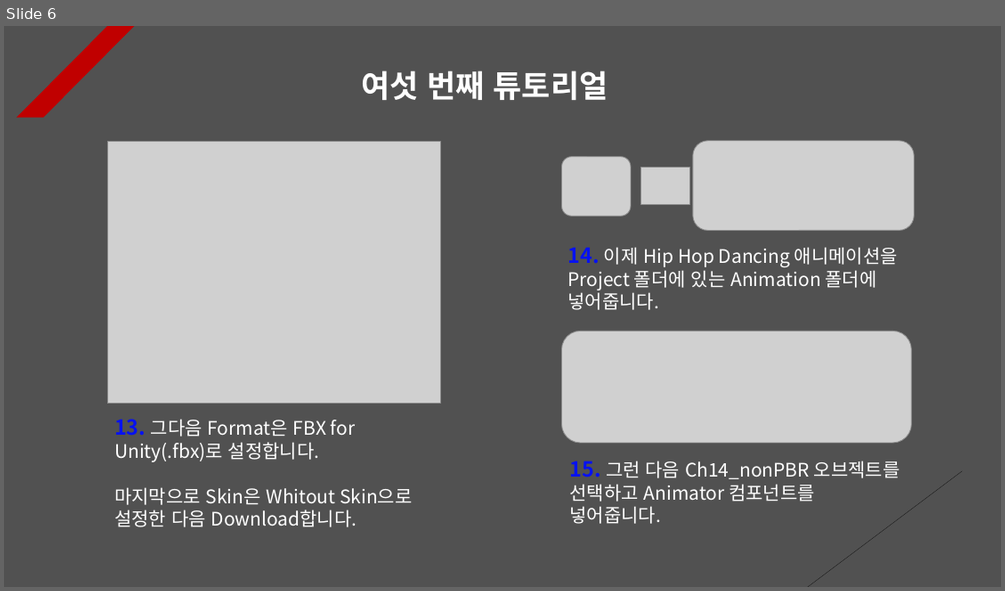
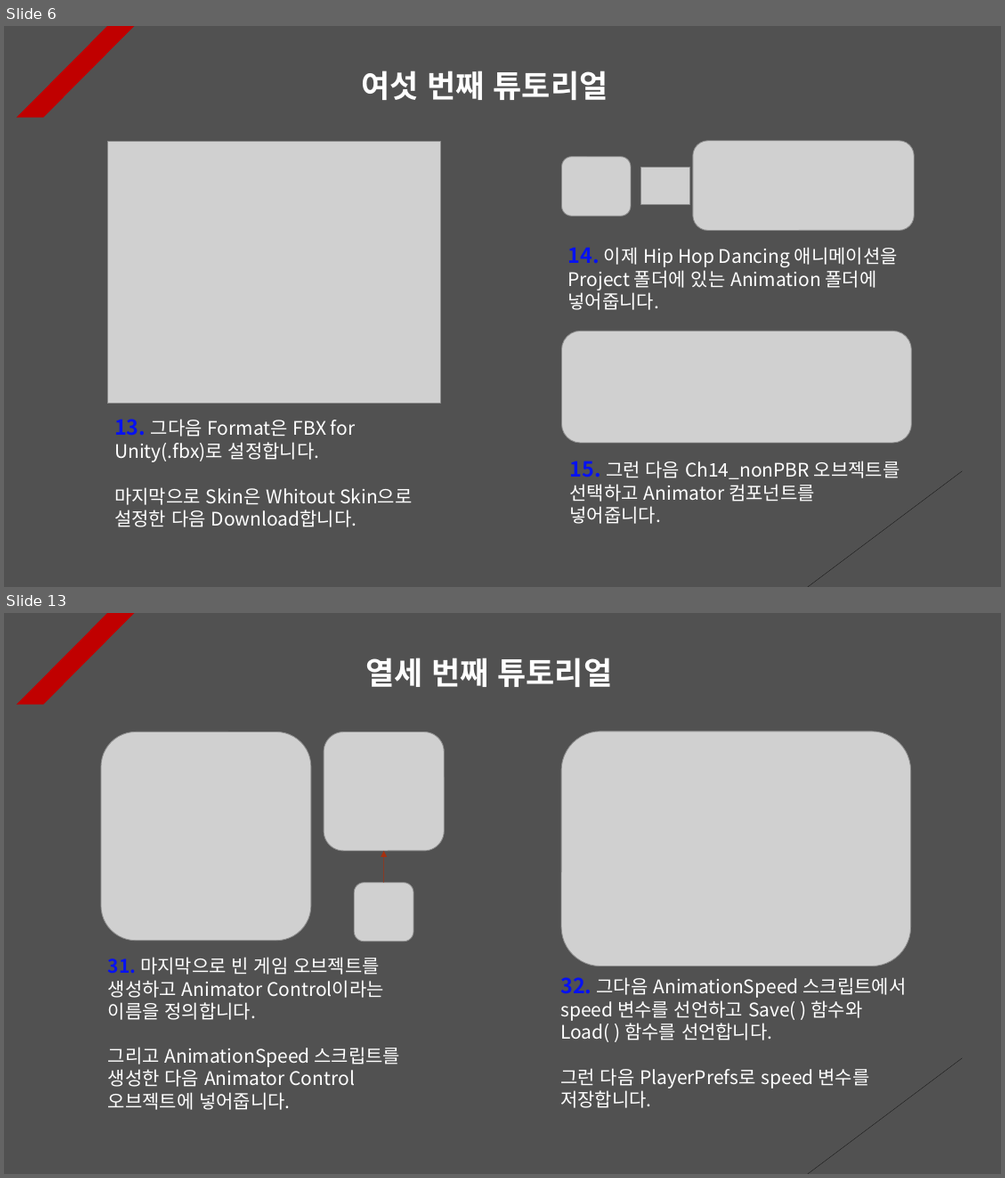
Before and after one commit to Unity2033/3D-UnityEngine, a slide deck: Assets/Class/Animation Retargeting/PPT Data/Animation Retargeting Example.pptx. Shown one above the other, each under a label of ours: slide 6 before the commit, slides 6 and 13 after it; the slides between them are not shown. The pictures are 1005x591 and 1005x1178 pixels, drawn with LibreOffice and Linux fonts; fonts in the diff are those of the drawing; grey boxes stand for pictures. Boxes give left, top, right and bottom in pixels: in the first picture for what was removed or moved away, otherwise in the second. Text is boxed around its words. In the diff, an @@ line names an element or a change of style, - is before the commit and + after.

```diff
--- a/Assets/Class/Animation Retargeting/PPT Data/Animation Retargeting Example.pptx
+++ b/Assets/Class/Animation Retargeting/PPT Data/Animation Retargeting Example.pptx
@@ slide 13 added at bbox=[4, 613, 1001, 1174], background #515151; not listed: 2 template elements that a slide beside it also shows @@
@@ text added at bbox=[365, 657, 613, 687], 30 pt, text #FFFFFF, bold @@
+열세 번째 튜토리얼
@@ picture added at bbox=[101, 732, 311, 941] @@
@@ picture added at bbox=[324, 732, 445, 851] @@
@@ picture added at bbox=[561, 731, 910, 966] @@
@@ arrow added from (384, 882) to (384, 851), #A5300F 0.5 pt dashed @@
@@ picture added at bbox=[354, 882, 413, 941] @@
@@ text added at bbox=[108, 957, 401, 1110], 18 pt, text #FFFFFF @@
+31. 마지막으로 빈 게임 오브젝트를 생성하고 Animator Control이라는 이름을 정의합니다.
+그리고 AnimationSpeed 스크립트를 생성한 다음 Animator Control 오브젝트에 넣어줍니다.
@@ text added at bbox=[560, 977, 906, 1108], 18 pt, text #FFFFFF @@
+32. 그다음 AnimationSpeed 스크립트에서 speed 변수를 선언하고 Save( ) 함수와 Load( ) 함수를 선언합니다.
+그런 다음 PlayerPrefs로 speed 변수를 저장합니다.
```
Also in this commit, not shown: 1 slide changed, 7 other slides added, 20 other files.
